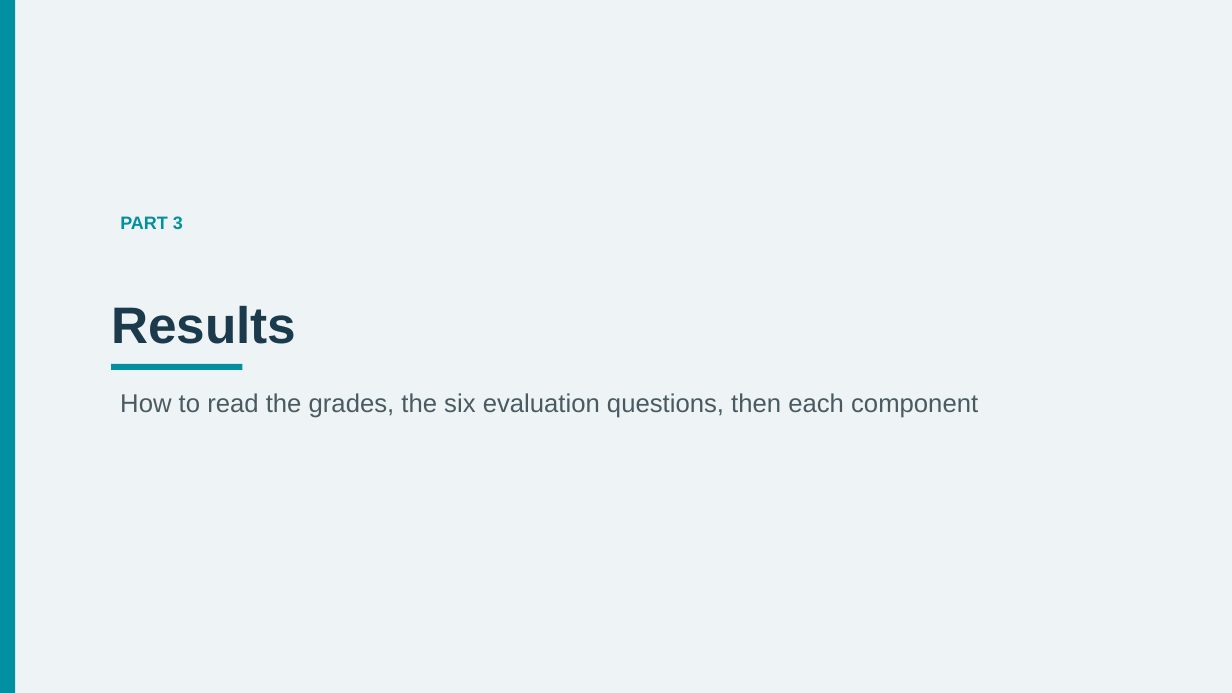
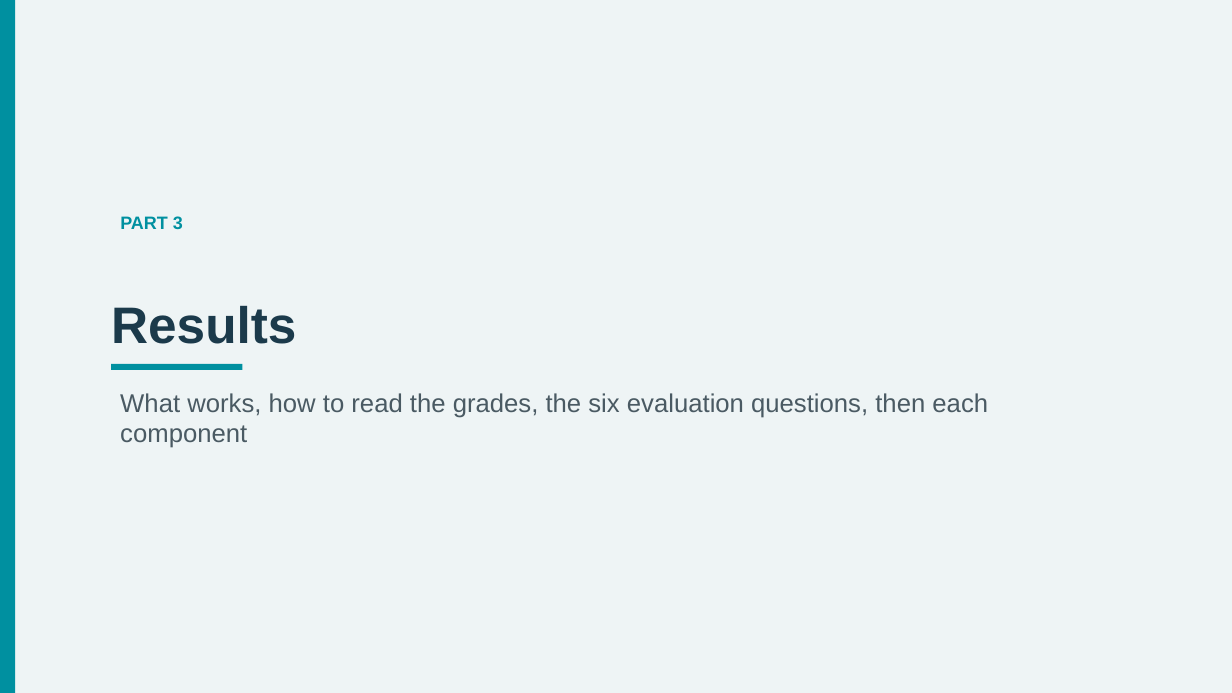
Before and after one commit to kokouekpinda/kokouekpinda, a slide deck: slide 22 of deliverables/REALISE_PMT_Presentation_v5.pptx. Drawn at 1232x693 pixels with LibreOffice and Linux fonts; fonts in the diff are those of the drawing. Boxes give left, top, right and bottom in pixels: in the first picture for what was removed or moved away, otherwise in the second. Text is boxed around its words. In the diff, an @@ line names an element or a change of style, - is before the commit and + after.

```diff
--- a/deliverables/REALISE_PMT_Presentation_v5.pptx
+++ b/deliverables/REALISE_PMT_Presentation_v5.pptx
@@ text at [120, 393, 988, 448]: text changed @@
-How to read the grades, the six evaluation questions, then each component
+What works, how to read the grades, the six evaluation questions, then each component
```
Also in this commit, not shown: 11 other slides changed, 9 other files.
